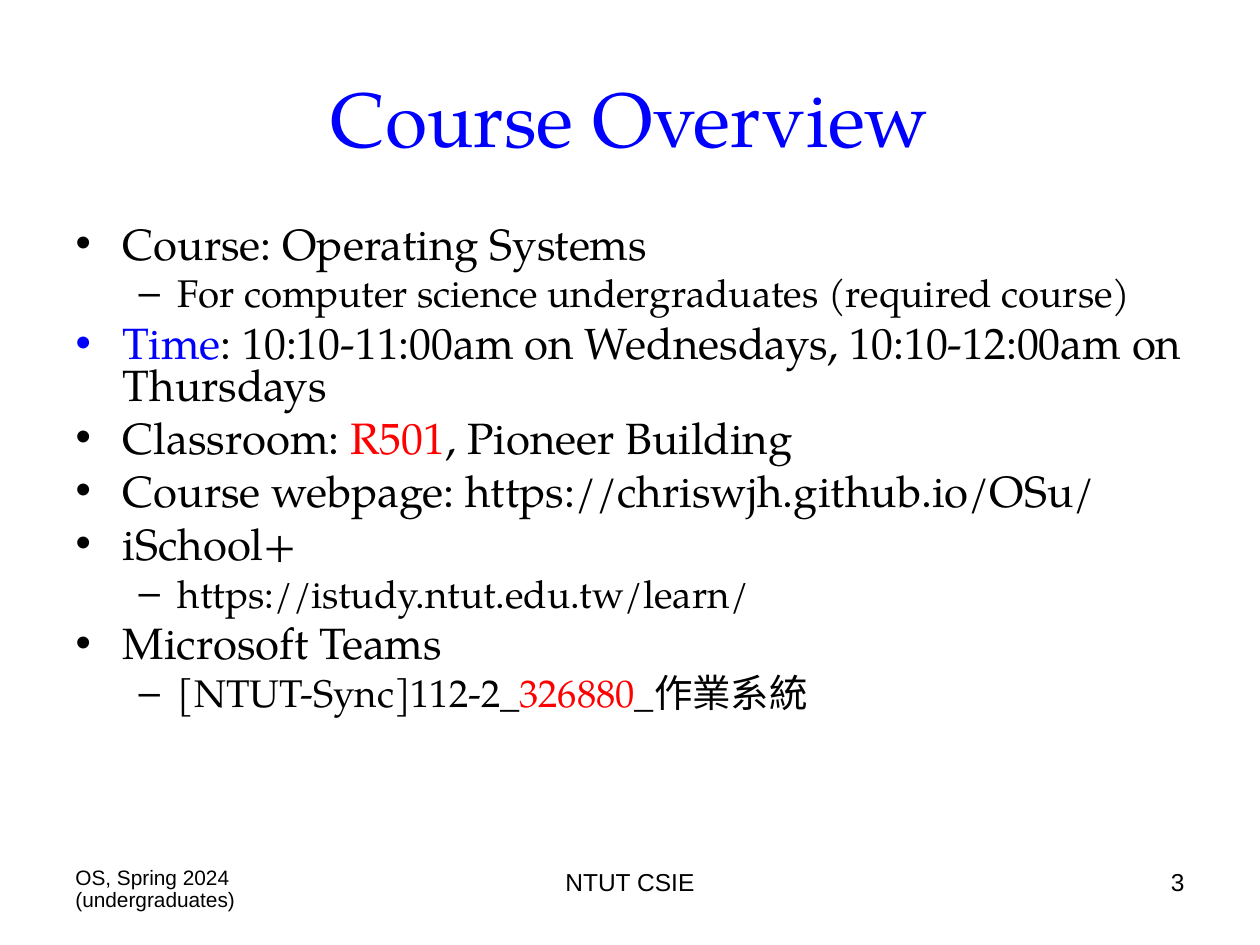
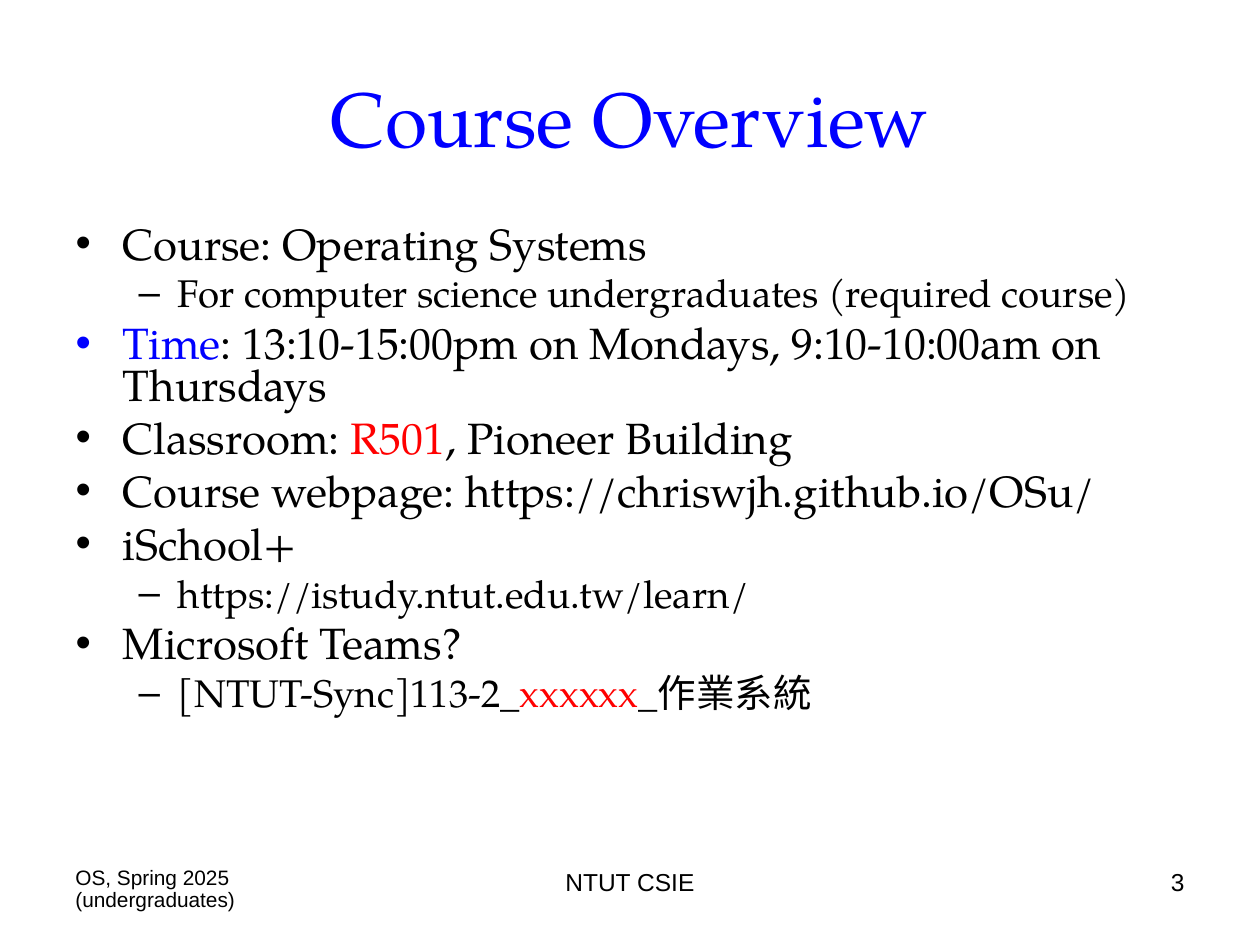
Before and after one commit to chriswjh/chriswjh.github.io, a slide deck: slide 3 of OSu/00-Overview.ppt. Drawn at 1260x945 pixels with LibreOffice and Linux fonts; fonts in the diff are those of the drawing. Boxes give left, top, right and bottom in pixels: in the first picture for what was removed or moved away, otherwise in the second. Text is boxed around its words. In the diff, an @@ line names an element or a change of style, - is before the commit and + after.

```diff
--- a/OSu/00-Overview.ppt
+++ b/OSu/00-Overview.ppt
@@ text at <box>123,314,1101,414</box>: text changed @@
-• Time: 10:10-11:00am on Wednesdays, 10:10-12:00am on Thursdays
+• Time: 13:10-15:00pm on Mondays, 9:10-10:00am on Thursdays
@@ text at <box>123,614,812,718</box>: text changed @@
-• Microsoft Teams
-  – [NTUT-Sync]112-2_326880_作業系統
+• Microsoft Teams?
+  – [NTUT-Sync]113-2_xxxxxx_作業系統
@@ text at <box>75,870,235,912</box>: text changed @@
-OS, Spring 2024 (undergraduates)
+OS, Spring 2025 (undergraduates)
```
Also in this commit, not shown: 23 other slides changed, 5 other files.
